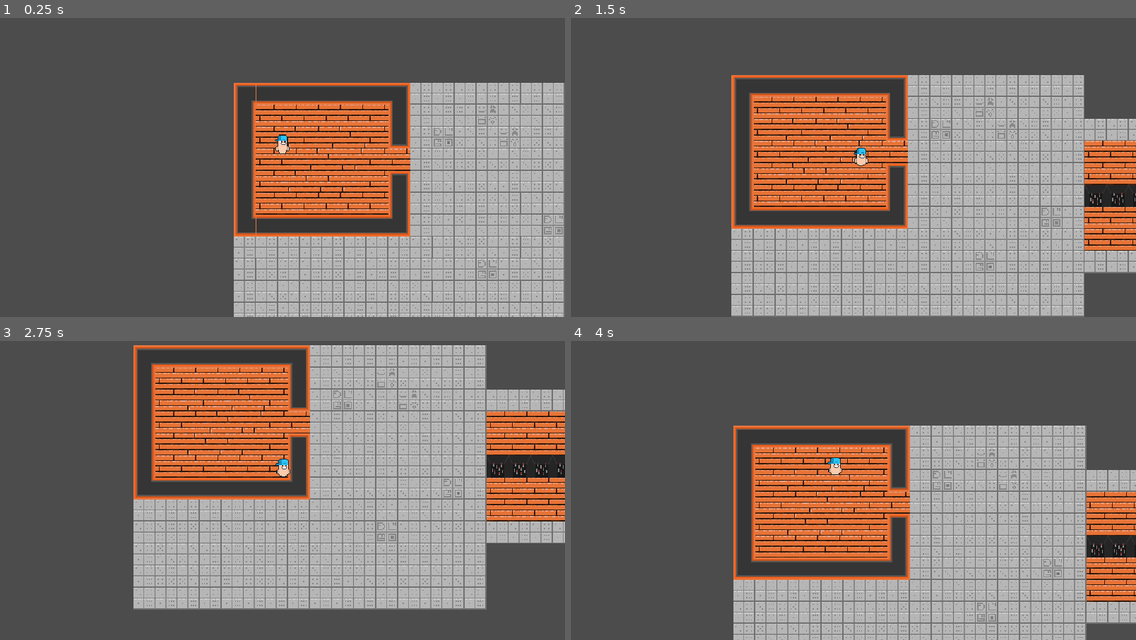
Above: before the commit, frames 1-4 (two rows, left to right).
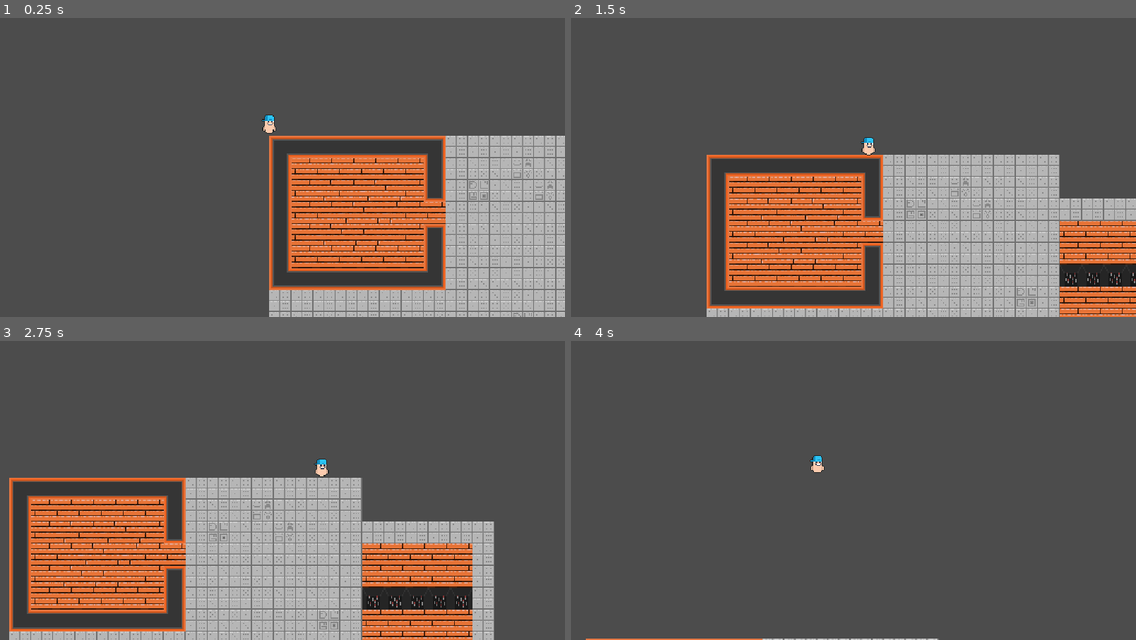
Above: after the commit, the same moments.

Repository: ygypt/gmtk2022
Game: Godot game, scene res://Levels/TemplateLevel.tscn
Two runs of this game, one before a commit and one after it. Both use one fixed random seed, a clock stepped at 60 frames per second and the inputs below.
Inputs (mouse positions are in pixels of both pictures, inside the frame that each line leads up to):
- Up to frame 1 (0.25 s): no input
- Up to frame 2 (1.5 s): move the mouse to (977, 134) at 0.52 s; hold D (move_right) 0.53-1.28 s; move the mouse to (740, 167) at 1.27 s; hold S (move_down) from 1.28 s (still down)
- Up to frame 3 (2.75 s): move the mouse to (339, 403) at 2.02 s; release S (move_down) at 2.03 s; hold D (move_right) from 2.03 s (still down)
- Up to frame 4 (4 s): move the mouse to (825, 541) at 2.77 s; release D (move_right) at 2.78 s; hold W (move_up) 2.78-3.53 s; move the mouse to (1023, 523) at 3.52 s; hold A (move_left) from 3.53 s (still down)

The runs differ from the first frame. In frame 1, 31% of the frame differs, in the area x 41-100%, y 21-100%; in frame 2, 42%; in frame 3, 63%, in the area x 1-100%, y 1-100%; in frame 4, 44%.

Commit message:
push

Diff:
--- a/Characters/Entity.gd
+++ b/Characters/Entity.gd
@@ -10,8 +10,9 @@
 
 onready var current_state : State = IdleState.new()
 onready var statistics := Statistics.new()
+
 onready var move_vector := Vector2.ZERO
-
+onready var look_vector := Vector2.ZERO
 onready var velocity := Vector2.ZERO
 
 func change_state(new_state):
@@ -26,5 +27,5 @@
 		change_state(new_state)
 
 func fixstep():
-	print(velocity)
+#	print(velocity)
 	move_and_slide(velocity)
--- a/Characters/Player/Player.gd
+++ b/Characters/Player/Player.gd
@@ -11,7 +11,14 @@
 	var vecy = Input.get_axis("move_up", "move_down")
 	var move_vector = Vector2(vecx, vecy)
 	entity.move_vector = move_vector
+
+	var mouse_pos = get_viewport().get_mouse_position()
+	var look_vector = global_position.direction_to(mouse_pos)
+
+	print(look_vector)
+
 	entity.step()
 
 func _physics_process(delta: float):
 	entity.fixstep()
+	position = entity.position
--- a/Characters/Player/Player.tscn
+++ b/Characters/Player/Player.tscn
@@ -37,7 +37,6 @@
 scale = Vector2( 0.4, 0.4 )
 texture = ExtResource( 1 )
 hframes = 4
-frame = 1
 
 [node name="AnimationPlayer" type="AnimationPlayer" parent="Entity"]
 autoplay = "Walk_Right"
